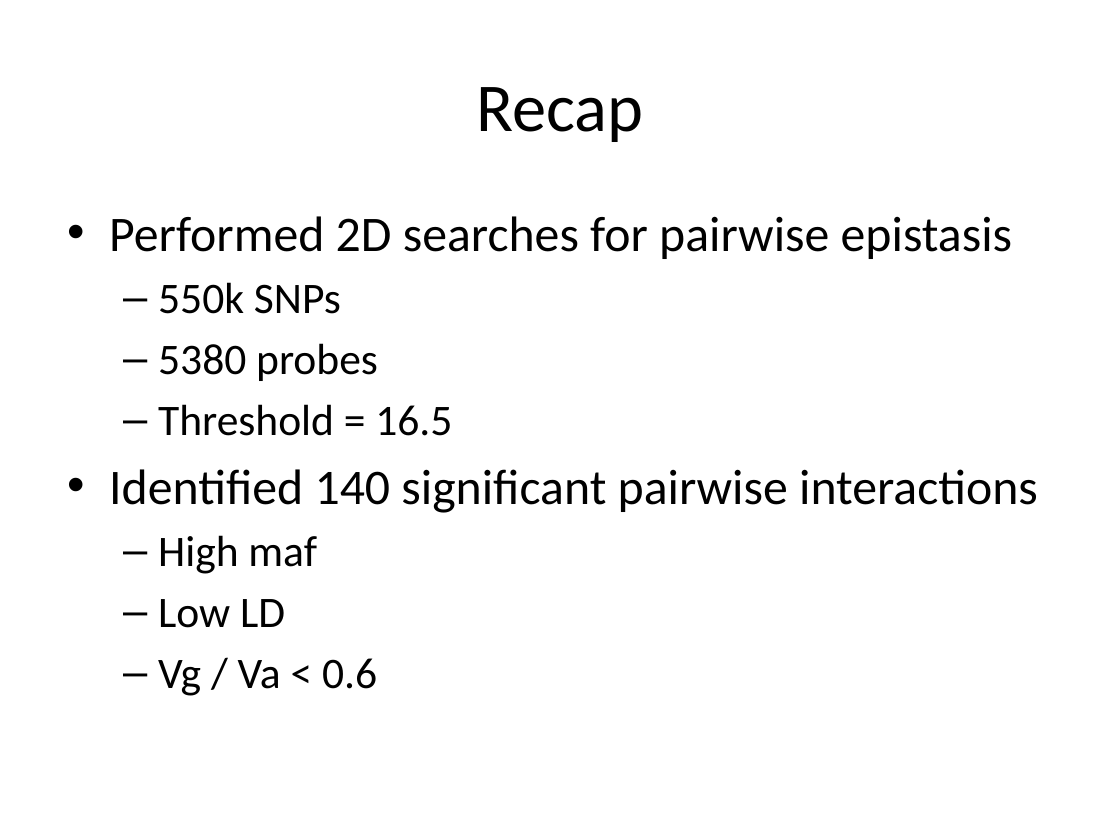
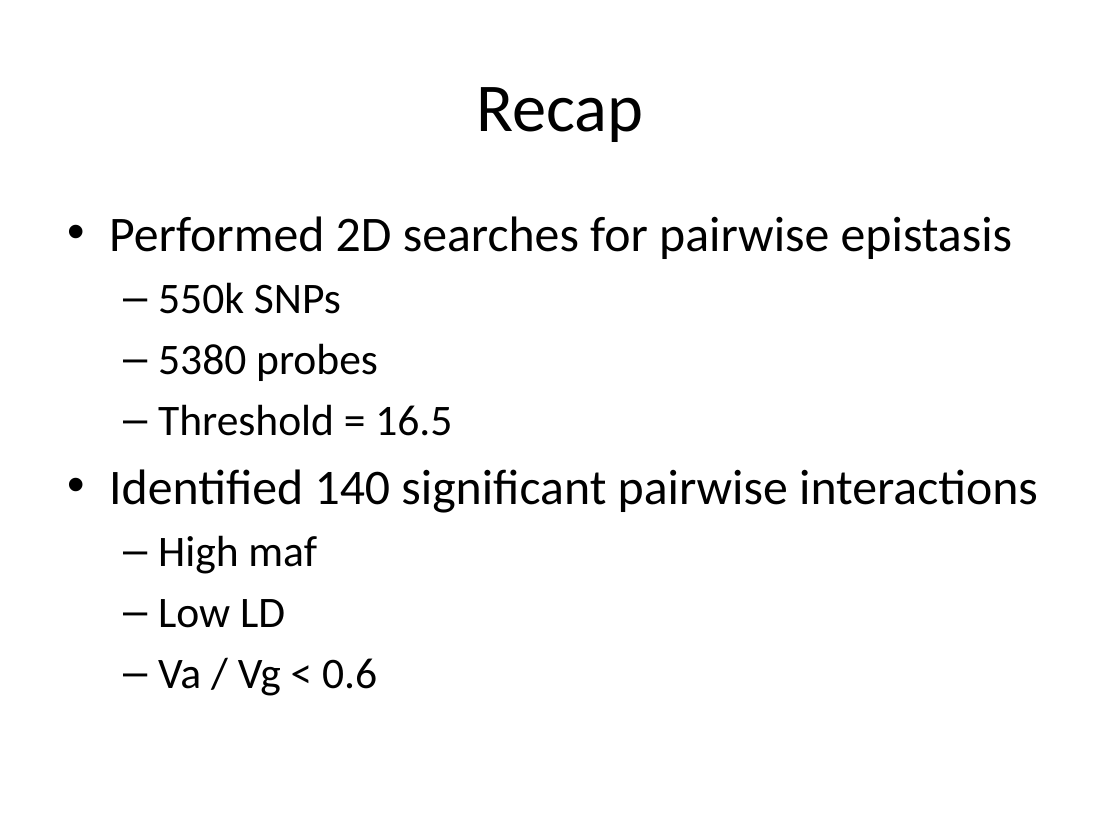
Before and after one commit to explodecomputer/eQTL-2D, a slide deck: slide 2 of eQTL_2D/analysis/update.pptx. Drawn at 1120x840 pixels with LibreOffice and Linux fonts; fonts in the diff are those of the drawing. Boxes give left, top, right and bottom in pixels: in the first picture for what was removed or moved away, otherwise in the second. Text is boxed around its words. In the diff, an @@ line names an element or a change of style, - is before the commit and + after.

```diff
--- a/eQTL_2D/analysis/update.pptx
+++ b/eQTL_2D/analysis/update.pptx
@@ text at [158,658,377,696]: text changed @@
-  – Vg / Va < 0.6
+  – Va / Vg < 0.6
```
Also in this commit, not shown: 3 other slides changed, 1 other file.
